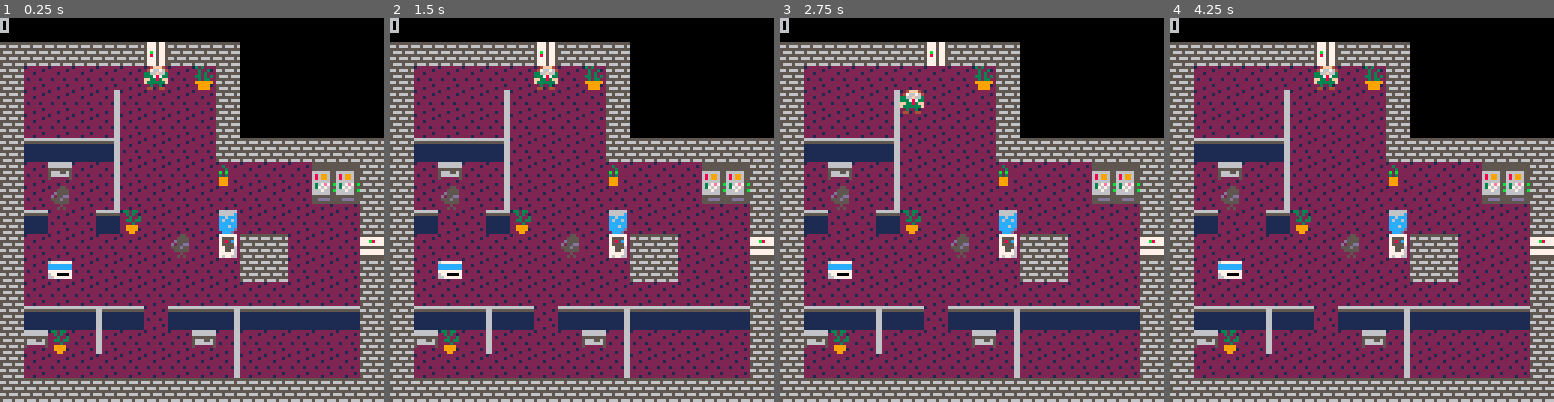
Above: before the commit, frames 1-4 (left to right).
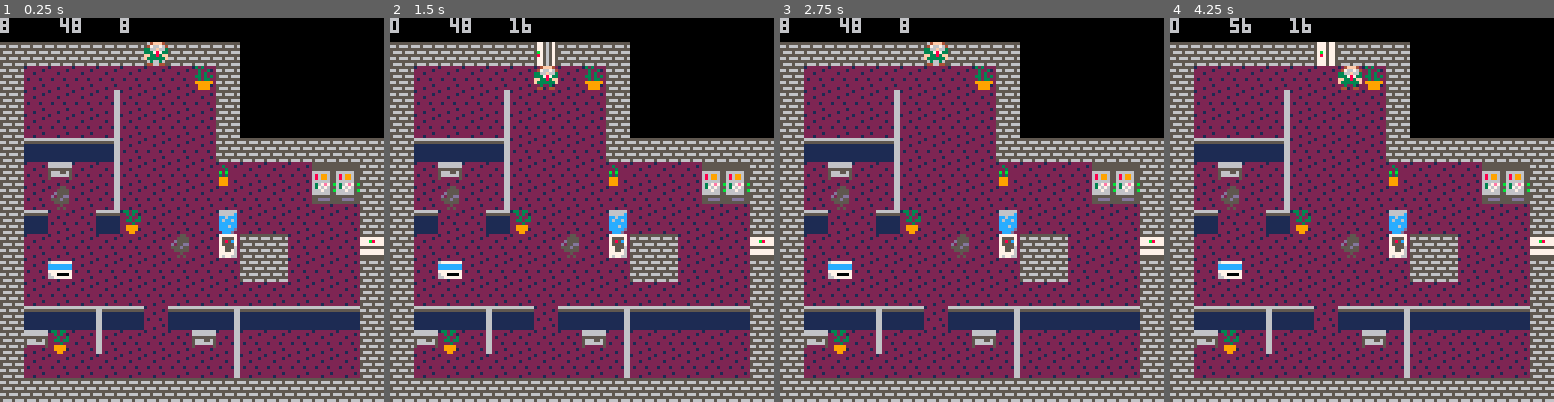
Above: after the commit, the same moments.

Repository: ojlyons/GameDesignProject
Game: PICO-8 cartridge art.p8
Same seed, same stepped clock (60 frames per second), same inputs: the game is played once before the commit and once after it.
Inputs:
- Up to frame 1 (0.25 s): no input
- Up to frame 2 (1.5 s): tap O (Z key) at 0.33, 0.7, 1.43 s
- Up to frame 3 (2.75 s): hold Left 1.97-2.37 s; tap O (Z key) at 2.22 s; hold Down from 2.42 s (still down)
- Up to frame 4 (4.25 s): release Down at 2.82 s; hold Right 2.87-3.53 s; tap O (Z key) at 3.1, 3.98 s; hold Up 3.58-4.08 s; hold Right from 4.13 s (still down)

The runs differ from the first frame. In frame 1, 0.8% of the frame differs, in the area x 0-44%, y 0-19%; in frame 2, 0.4%; in frame 3, 0.8%; in frame 4, 0.8%.

Commit message:
Added animations in transitions between levels
^

Diff:
--- a/art.p8
+++ b/art.p8
@@ -4,9 +4,9 @@
 camera_x = 0
 camera_y = 0
 px = 48
-py = 16
+py = 8
 level = 1
-movetime = 0
+movetimer = 0
 timepermove = 10
 cards_total = 1 --total number of cards for a level
 enemies = {} --table to store enemies
@@ -14,14 +14,17 @@
 --sprite values
 chair = 37 --value of center chair, down is two less, left is one less, right is one more, up is two more
 card = 54
-closedvertelevator = 22
-closedsideelevator = 24
-openelevators = {29, 45}
+closedvertelevator = 25
+closedsideelevator = 26
+closed_elevators = {25, 42}
+open_elevators = {29, 45}
 enemy = 6
 background = 21
-levels = {{xs=48, ys=16, crds=1}, {xs=240, ys=72, crds=1}, {xs=336, ys=112, crds=1}}
-level_end = false --when this is true, we are changing levels and have different functionality
+levels = {{xs=48, ys=8, ed=2, crds=1}, {xs=248, ys=72, ed=-1, crds=1}, {xs=336, ys=120, ed=-2, crds=1}} --ed is the direction he has to go to leave the elevator, -2 is up, -1 is left, 1 is right, 2 is down
+level_status = 2 --meanings: 0 -> level is not over, 1 -> entering elevator, 2 -> load level, 3 -> leaving elevator
 cards_found = 0
+e_loc = {48, 8} --location of elevator currently being entered or exited, or the location of the elevator the current level was entered through
+timer = 0
 
 function fillsprites()
  for x=0,127 do
@@ -42,13 +45,66 @@
  return false
 end
 
-function load_level(n)
-	cards_found = 0
- camera_x = ((n-1)*128) - (flr((n-1)/8)*2048)
- camera_y = flr((n-1)/8) * 128
- px = levels[n]['xs']
- py = levels[n]['ys']
- level_end = false
+function level_change()
+ timer+=1
+ if level_status == 1 then
+  enter_elevator()
+ elseif level_status == 2 then
+  load_level()
+ else
+  leave_elevator()
+ end
+end
+
+function enter_elevator()
+ if contains(open_elevators, sprites[e_loc[1]/8][e_loc[2]/8]) == false then
+  if timer % 8 == 0 then
+   sprites[e_loc[1]/8][e_loc[2]/8]+=1
+  end
+ else
+  if timer % 8 == 0 then
+   px = e_loc[1]
+   py = e_loc[2]
+   timer = 0
+   level_status = 2
+  end
+ end
+end
+
+function load_level()
+ cards_found = 0
+ camera_x = ((level-1)*128) - (flr((level-1)/8)*2048)
+ camera_y = flr((level-1)/8) * 128
+ px = levels[level]['xs']
+ py = levels[level]['ys']
+ e_loc = {px, py}
+ level_status = 3
+ if contains(closed_elevators, sprites[e_loc[1]/8][e_loc[2]/8]) then
+  sprites[e_loc[1]/8][e_loc[2]/8] += 4
+ end
+end
+
+
+function leave_elevator()
+ if timer < 25 then
+  if timer == 24 then
+   if levels[level]['ed'] % 2 == 0 then
+    py += levels[level]['ed']*4
+   else
+    px += levels[level]['ed']*8
+   end
+  end
+  return
+ else
+  if contains(closed_elevators, sprites[e_loc[1]/8][e_loc[2]/8]) == false then
+   if timer % 8 == 0 then
+    sprites[e_loc[1]/8][e_loc[2]/8]-=1
+   end
+   return
+  end
+ end
+ timer = 0
+ level_status = 0
 end
 
 function move(dx,dy)
@@ -56,81 +112,79 @@
  local ty = py
  if fget(sprites[(tx+dx)/8][(ty+dy)/8]) == 1 then --obstacle
   return 0
+
  elseif 34 < sprites[(tx+dx)/8][(ty+dy)/8] and sprites[(tx+dx)/8][(ty+dy)/8] < 40 then --chair
   tx+=dx
   ty+=dy
   if fget(sprites[(tx+dx)/8][(ty+dy)/8]) == 0 then
    sprites[tx/8][ty/8]=background
    sprites[(tx+dx)/8][(ty+dy)/8]=chair+(dx/8)+(dy/8)*2
-   return 8
+   return dx+dy
   else
    return 0
   end
+
  elseif sprites[(tx+dx)/8][(ty+dy)/8] == card then --keycard
   cards_found += 1
   sprites[(tx+dx)/8][(ty+dy)/8]=background
-  return 8
+  return dx+dy
+
  elseif sprites[(tx+dx)/8][(ty+dy)/8] == enemy then --enemy
   --walked into enemy, need to die
- --all of these elevator methods will be replaced by playing animations eventually
- elseif sprites[(tx+dx)/8][(ty+dy)/8] == closedvertelevator then --closed vertical elevator
-  --if have all keycards then
-  if cards_found == 1 then
-   sprites[(tx+dx)/8][(ty+dy)/8] = 45
-  end
+
+ elseif e_loc[1] == tx+dx and e_loc[2] == ty+dy then
   return 0
- elseif sprites[(tx+dx)/8][(ty+dy)/8] == closedsideelevator then --closed horizontal elevator
-  --if have all keycards then
-  if cards_found == 1 then
-   sprites[(tx+dx)/8][(ty+dy)/8] = 29
+
+ elseif fget(sprites[(tx+dx)/8][(ty+dy)/8]) == 8 then
+  if cards_found == levels[level]['crds']  then
+   level += 1
+   level_status = 1
+   e_loc={tx+dx, ty+dy}
   end
   return 0
- elseif fget(sprites[(tx+dx)/8][(ty+dy)/8]) == 8 and cards_found == levels[level]['crds'] then
-  level += 1
-  level_end = true
-  return 0
- end
- return 8
+ end
+ return dx+dy
 end
 
 function resetlevel()
-	fillsprites()
-	load_level(level)
+ fillsprites()
+ load_level()
 end
 
 function _update()
 
-	if level_end then
-		load_level(level)
-		return
-	end
- 	if movetime > 0 then
-  	 movetime -= 1
- 	end
-
- 	if btn(0) and movetime == 0 then
-  	 px -= move(-8, 0)
-  	 movetime = timepermove
- 	end
-
- 	if btn(1) and movetime == 0 then
-  	 px += move(8, 0)
-  	 movetime = timepermove
- 	end
-
- 	if btn(2) and movetime == 0 then
-  	 py -= move(0, -8)
-  	 movetime = timepermove
- 	end
-
- 	if btn(3) and movetime == 0 then
-  	 py += move(0, 8)
-  	 movetime = timepermove
- 	end
-
- 	if btn(4) then
- 	 resetlevel()
-	end
+ if movetimer > 0 then
+  movetimer -= 1
+ end
+
+ if level_status > 0 then
+  level_change()
+  return
+ end
+
+ if btn(0) and movetimer == 0 then
+  px += move(-8, 0)
+  movetimer = timepermove
+ end
+
+ if btn(1) and movetimer == 0 then
+  px += move(8, 0)
+  movetimer = timepermove
+ end
+
+ if btn(2) and movetimer == 0 then
+  py += move(0, -8)
+  movetimer = timepermove
+ end
+
+ if btn(3) and movetimer == 0 then
+  py += move(0, 8)
+  movetimer = timepermove
+ end
+
+ if btn(4) then
+  resetlevel()
+ end
 end
 
 function _init()
@@ -160,6 +214,8 @@
  --print(px, camera_x, 0)
  --print(py, camera_x+50,0)
  print(fget(mget(flr(px/8),flr(py/8))), camera_x, 0)
+ print(px, camera_x + 20, 0)
+ print(py, camera_x + 40, 0)
 
  --spr(4,50,48)
 end
@@ -294,25 +350,25 @@
 
 
 __gff__
-0000000101010404000000010100000000000001000008000801010801080800010101040404040401010101080808000100010000000401010101040404040000000000000000000000000000000000000000000000000000000000000000000000000000000000000000000000000000000000000000000000000000000000
+0000010101010404000000010000010000010101000000000008080808080100010101040404040401010808080808000100010000000401010100040404040000000000000000000000000000000000000000000000000000000000000000000000000000000000000000000000000000000000000000000000000000000000
 0000000000000000000000000000000000000000000000000000000000000000000000000000000000000000000000000000000000000000000000000000000000000000000000000000000000000000000000000000000000000000000000000000000000000000000000000000000000000000000000000000000000000000
 __map__
 0101010101010101010101010101010101010101010101010101010101010101010101010101010101010101010101010101010101010101000000000000000000000000000000000000000000000000000000000000000000000000000000000000000000000000000000000000000000000000000000000000000000000000
-1919191919192b19191901010101010101010101010119191919191919191919191919190101010101010101191916190101010101010101000000000000000000000000000000000000000000000000000000000000000000000000000000000000000000000000000000000000000000000000000000000000000000000000
-1915151515151515381901010101010101010101010119152829151515151519191536190101010101010101190c15190101010101010101000000000000000000000000000000000000000000000000000000000000000000000000000000000000000000000000000000000000000000000000000000000000000000000000
-1915151532151515151901010101010101010101010119151515151515361519192515190101010101010101191c15190101010101010101000000000000000000000000000000000000000000000000000000000000000000000000000000000000000000000000000000000000000000000000000000000000000000000000
-1915151532151515151901010101010101010101010119151532151515151519191525190101010101010101191515190101010101010101000000000000000000000000000000000000000000000000000000000000000000000000000000000000000000000000000000000000000000000000000000000000000000000000
-1921212122151515151919191919191919191919191919212121152121212119191515191919191919191919191515190101010101010101000000000000000000000000000000000000000000000000000000000000000000000000000000000000000000000000000000000000000000000000000000000000000000000000
-191505153215151515391515150c0c1919251515151515151515251515151519191515153005153932151515251515190101010101010101000000000000000000000000000000000000000000000000000000000000000000000000000000000000000000000000000000000000000000000000000000000000000000000000
-191525153215151515151515151c1c1919152022152022151515151515152519191515153015151532151525151515190101010101010101000000000000000000000000000000000000000000000000000000000000000000000000000000000000000000000000000000000000000000000000000000000000000000000000
-1921151521371515152a15151515151919152121152121151515151515390419191515152121212121151519191919190101010101010101000000000000000000000000000000000000000000000000000000000000000000000000000000000000000000000000000000000000000000000000000000000000000000000000
-1915151515151525153a1919151515181915151515151515151515151515151a191515151515151515151519010101010101010101010101000000000000000000000000000000000000000000000000000000000000000000000000000000000000000000000000000000000000000000000000000000000000000000000000
-1915361515151515151519191515151919152022152022381515151515151519191515152021221515151519010101010101010101010101000000000000000000000000000000000000000000000000000000000000000000000000000000000000000000000000000000000000000000000000000000000000000000000000
-1915151515151515151515151515151919152121152121151515151515151519192a15152105211515151519010101010101010101010101000000000000000000000000000000000000000000000000000000000000000000000000000000000000000000000000000000000000000000000000000000000000000000000000
-1921212120211521212221212121211919391515151515251515151520212119193a15151525151515151519010101010101010101010101000000000000000000000000000000000000000000000000000000000000000000000000000000000000000000000000000000000000000000000000000000000000000000000000
-1905371530151515053215151515151919191919191919151515151530053719191515152015221515151519010101010101010101010101000000000000000000000000000000000000000000000000000000000000000000000000000000000000000000000000000000000000000000000000000000000000000000000000
-1915151515151515153215151515151919010101010119151515151515151519191515372121211515381519010101010101010101010101000000000000000000000000000000000000000000000000000000000000000000000000000000000000000000000000000000000000000000000000000000000000000000000000
-1919191919191919191919191919191919010101010119191919161919191919191919191919191919192b19010101010101010101010101000000000000000000000000000000000000000000000000000000000000000000000000000000000000000000000000000000000000000000000000000000000000000000000000
+1111111111112e11111101010101010101010101010111111111111111111111111111110101010101010101111116110101010101010101000000000000000000000000000000000000000000000000000000000000000000000000000000000000000000000000000000000000000000000000000000000000000000000000
+1115151515151515381101010101010101010101010111152829151515151511111536110101010101010101110e15110101010101010101000000000000000000000000000000000000000000000000000000000000000000000000000000000000000000000000000000000000000000000000000000000000000000000000
+1115151532151515151101010101010101010101010111151515151515361511112515110101010101010101111e15110101010101010101000000000000000000000000000000000000000000000000000000000000000000000000000000000000000000000000000000000000000000000000000000000000000000000000
+1115151532151515151101010101010101010101010111151532151515151511111525110101010101010101111515110101010101010101000000000000000000000000000000000000000000000000000000000000000000000000000000000000000000000000000000000000000000000000000000000000000000000000
+1121212122151515151111111111111111111111111111212121152121212111111515111111111111111111111515110101010101010101000000000000000000000000000000000000000000000000000000000000000000000000000000000000000000000000000000000000000000000000000000000000000000000000
+111505153215151515391515150e0e1111251515151515151515251515151511111515153005153932151515251515110101010101010101000000000000000000000000000000000000000000000000000000000000000000000000000000000000000000000000000000000000000000000000000000000000000000000000
+111525153215151515151515151e1e1111152022152022151515151515152511111515153015151532151525151515110101010101010101000000000000000000000000000000000000000000000000000000000000000000000000000000000000000000000000000000000000000000000000000000000000000000000000
+1121151521371515150215151515151111152121152121151515151515390411111515152121212121151511111111110101010101010101000000000000000000000000000000000000000000000000000000000000000000000000000000000000000000000000000000000000000000000000000000000000000000000000
+111515151515152515121111151515191115151515151515151515151515151d111515151515151515151511010101010101010101010101000000000000000000000000000000000000000000000000000000000000000000000000000000000000000000000000000000000000000000000000000000000000000000000000
+1115361515151515151511111515151111152022152022381515151515151511111515152021221515151511010101010101010101010101000000000000000000000000000000000000000000000000000000000000000000000000000000000000000000000000000000000000000000000000000000000000000000000000
+1115151515151515151515151515151111152121152121151515151515151511110215152105211515151511010101010101010101010101000000000000000000000000000000000000000000000000000000000000000000000000000000000000000000000000000000000000000000000000000000000000000000000000
+1121212120211521212221212121211111391515151515251515151520212111111215151525151515151511010101010101010101010101000000000000000000000000000000000000000000000000000000000000000000000000000000000000000000000000000000000000000000000000000000000000000000000000
+1105371530151515053215151515151111111111111111151515151530053711111515152015221515151511010101010101010101010101000000000000000000000000000000000000000000000000000000000000000000000000000000000000000000000000000000000000000000000000000000000000000000000000
+1115151515151515153215151515151111010101010111151515151515151511111515372121211515381511010101010101010101010101000000000000000000000000000000000000000000000000000000000000000000000000000000000000000000000000000000000000000000000000000000000000000000000000
+11111111111111111111111111111111110101010101111111112a1111111111111111111111111111112e11010101010101010101010101000000000000000000000000000000000000000000000000000000000000000000000000000000000000000000000000000000000000000000000000000000000000000000000000
 0101010101010101010101010101010101010101010101010101010101010101010101010101010101010101010101010101010101010101000000000000000000000000000000000000000000000000000000000000000000000000000000000000000000000000000000000000000000000000000000000000000000000000
 0101010101010101010101010101010101010101010101010101010101010101010101010101010101010101010101010101010101010101000000000000000000000000000000000000000000000000000000000000000000000000000000000000000000000000000000000000000000000000000000000000000000000000
 0101010101010101010101010101010101010101010101010101010101010101010101010101010101010101010101010101010101010101000000000000000000000000000000000000000000000000000000000000000000000000000000000000000000000000000000000000000000000000000000000000000000000000
Not shown, changed: 32 lines of the sprite sheet (__gfx__) section of art.p8
